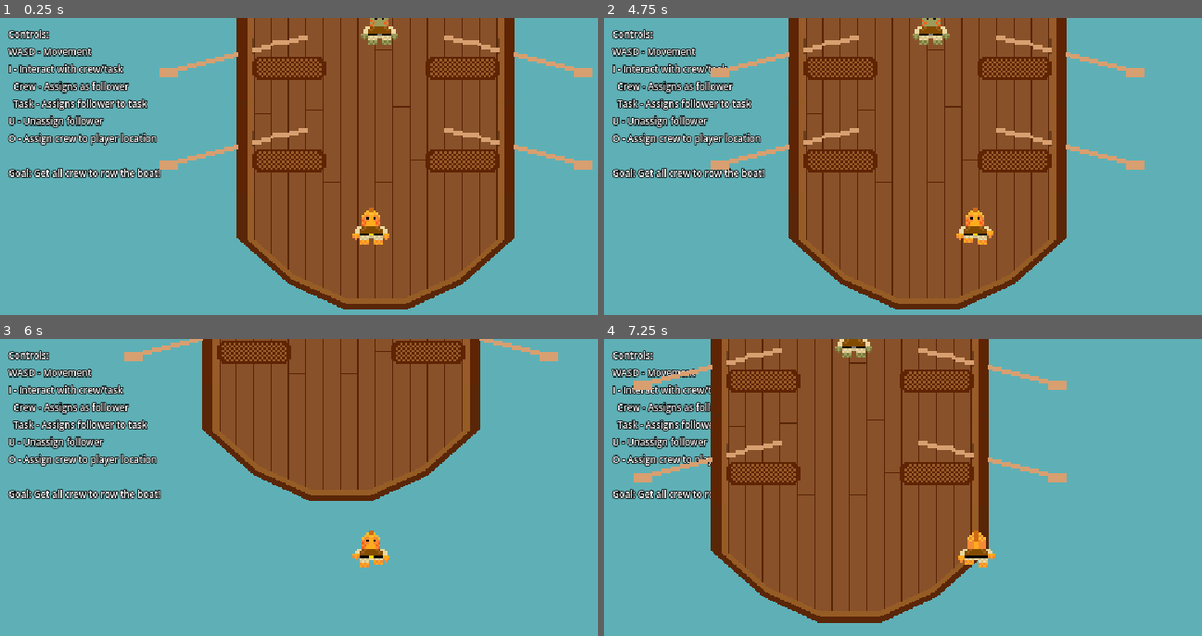
Above: before the commit, frames 1-4 (two rows, left to right).
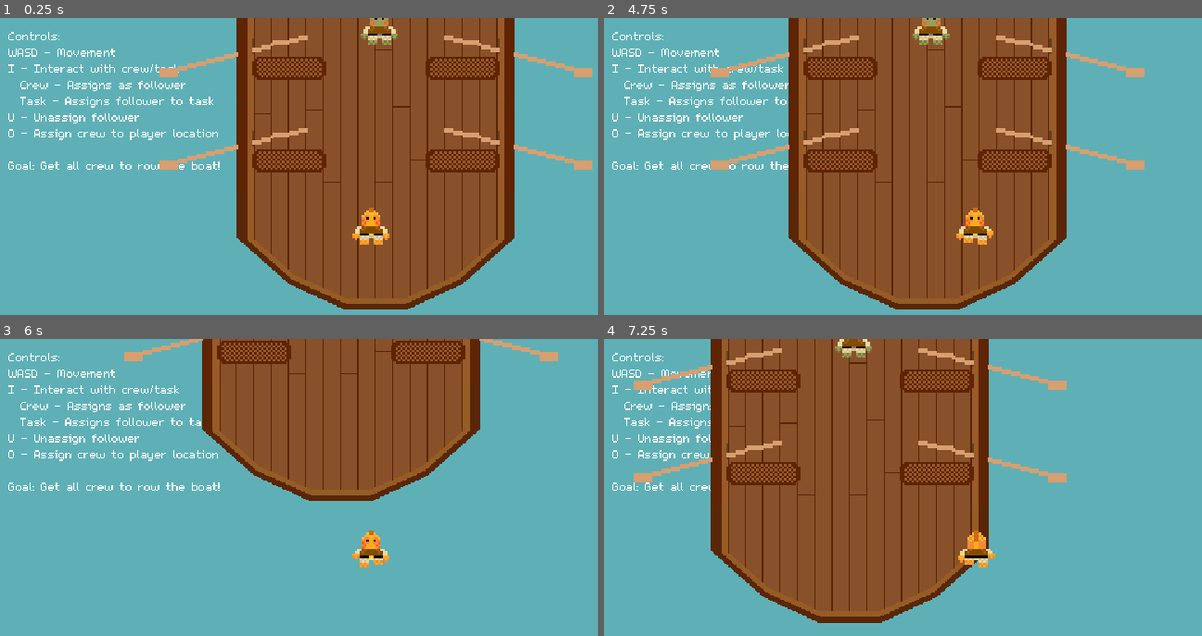
Above: after the commit, the same moments.

Repository: Splashy-Inc/splish-splashisson
Game: Godot game, scene res://Scenes/playground.tscn
The game is run twice, just before and just after one commit, with the same random seed, the same clock (stepped at 60 frames per second) and the same inputs.
Inputs:
- Up to frame 1 (0.25 s): no input
- Up to frame 2 (4.75 s): tap Enter at 0.5 s; hold D (right) 0.53-1.28 s; tap I (interact) at 0.6, 2.1, 3.6 s; hold S (down) 1.28-2.03 s; tap O (location) at 1.35, 2.85, 4.35 s; hold D (right) 2.03-2.78 s; hold W (up) 2.78-3.53 s; hold A (left) from 3.53 s (still down)
- Up to frame 3 (6 s): release A (left) at 5.03 s; hold S (down) 5.03-5.78 s; tap I (interact) at 5.1 s; hold D (right) from 5.78 s (still down); tap O (location) at 5.85 s
- Up to frame 4 (7.25 s): release D (right) at 6.53 s; hold W (up) from 6.53 s (still down); tap I (interact) at 6.6 s

The runs differ from the first frame. In frame 1, 4.7% of the frame differs, in the area x 1-37%, y 3-54%; in frame 2, 4.6%; in frame 3, 4.8%; in frame 4, 3.3%.

Commit message:
Update project font for use in smaller window

Diff:
--- a/Scenes/playground.tscn
+++ b/Scenes/playground.tscn
@@ -10,9 +10,7 @@
 [ext_resource type="PackedScene" uid="uid://bh2fvow0in3wk" path="res://Scenes/rowing_task.tscn" id="4_jb6lg"]
 
 [sub_resource type="LabelSettings" id="LabelSettings_qe181"]
-font_size = 8
-outline_size = 3
-outline_color = Color(0, 0, 0, 1)
+line_spacing = 1.0
 
 [node name="Playground" type="Node"]
 
--- a/project.godot
+++ b/project.godot
@@ -28,6 +28,10 @@
 [global_group]
 
 rowing_animation=""
+
+[gui]
+
+theme/custom_font="res://Art/Font/m5x7.ttf"
 
 [input]
 
Binary file added: Art/Font/m5x7.ttf
Not shown, added: Art/Font/m5x7.ttf.import
